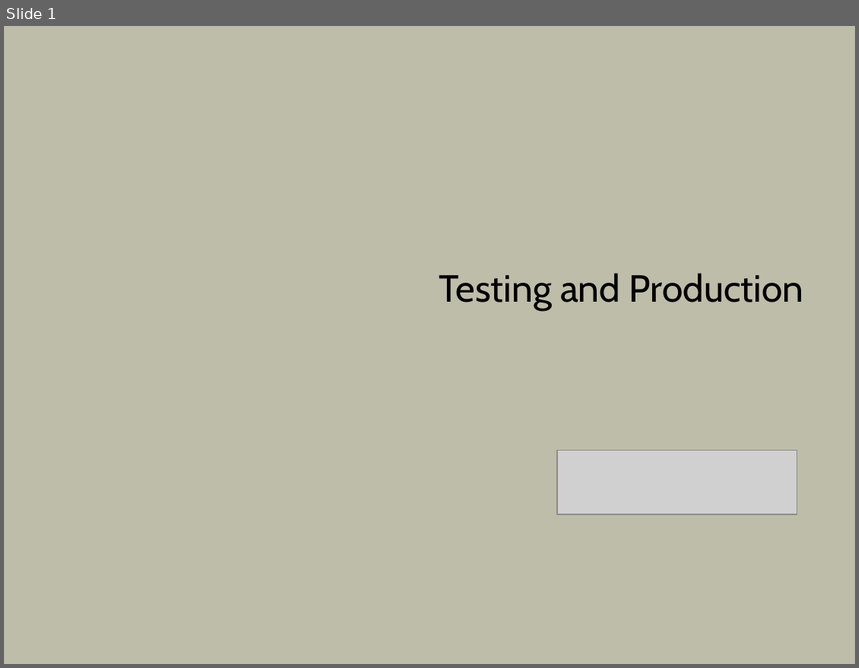
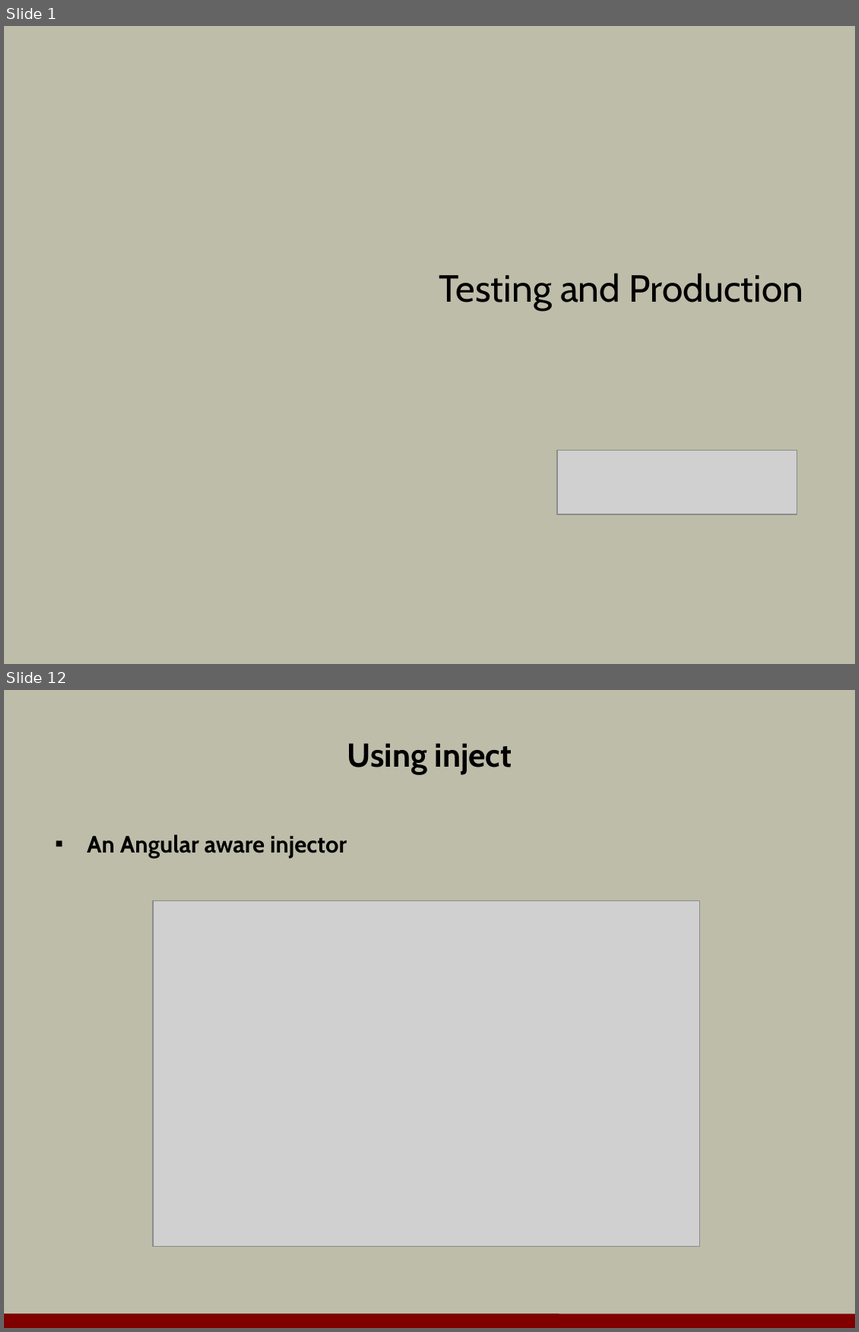
Before and after one commit to OdeToCode/classes, a slide deck: angular2/slides/08-testing.pptx. Shown one above the other, each under a label of ours: slide 1 before the commit, slides 1 and 12 after it; the slides between them are not shown. The pictures are 859x668 and 859x1332 pixels, drawn with LibreOffice and Linux fonts; fonts in the diff are those of the drawing; grey boxes stand for pictures; background and template pictures are left out. Boxes give left, top, right and bottom in pixels: in the first picture for what was removed or moved away, otherwise in the second. Text is boxed around its words. In the diff, an @@ line names an element or a change of style, - is before the commit and + after.

```diff
--- a/angular2/slides/08-testing.pptx
+++ b/angular2/slides/08-testing.pptx
@@ slide 12 added at [4,690,855,1328], background #BDBDA9 @@
@@ title added at [348,743,512,774], 28 pt, text #000000, bold @@
+Using inject
@@ text added at [87,834,347,858], 20 pt, text #000000, bold @@
+▪ An Angular aware injector
@@ picture added at [153,901,700,1246] @@
@@ line added from (4, 1321) to (855, 1322), #800000 12 pt @@
```
Also in this commit, not shown: 1 slide changed, 13 other slides added, 9 slides removed, 1 other file.
